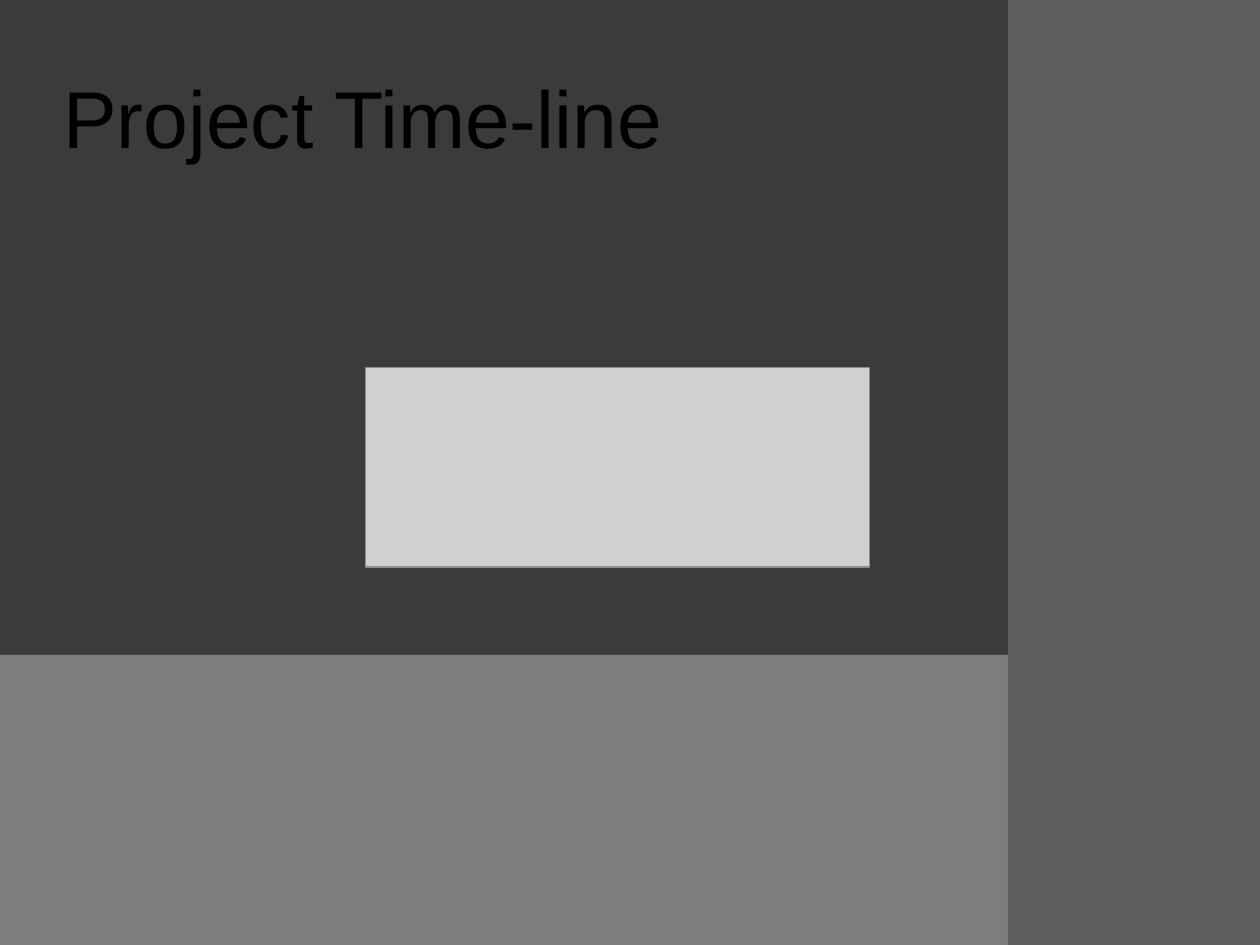
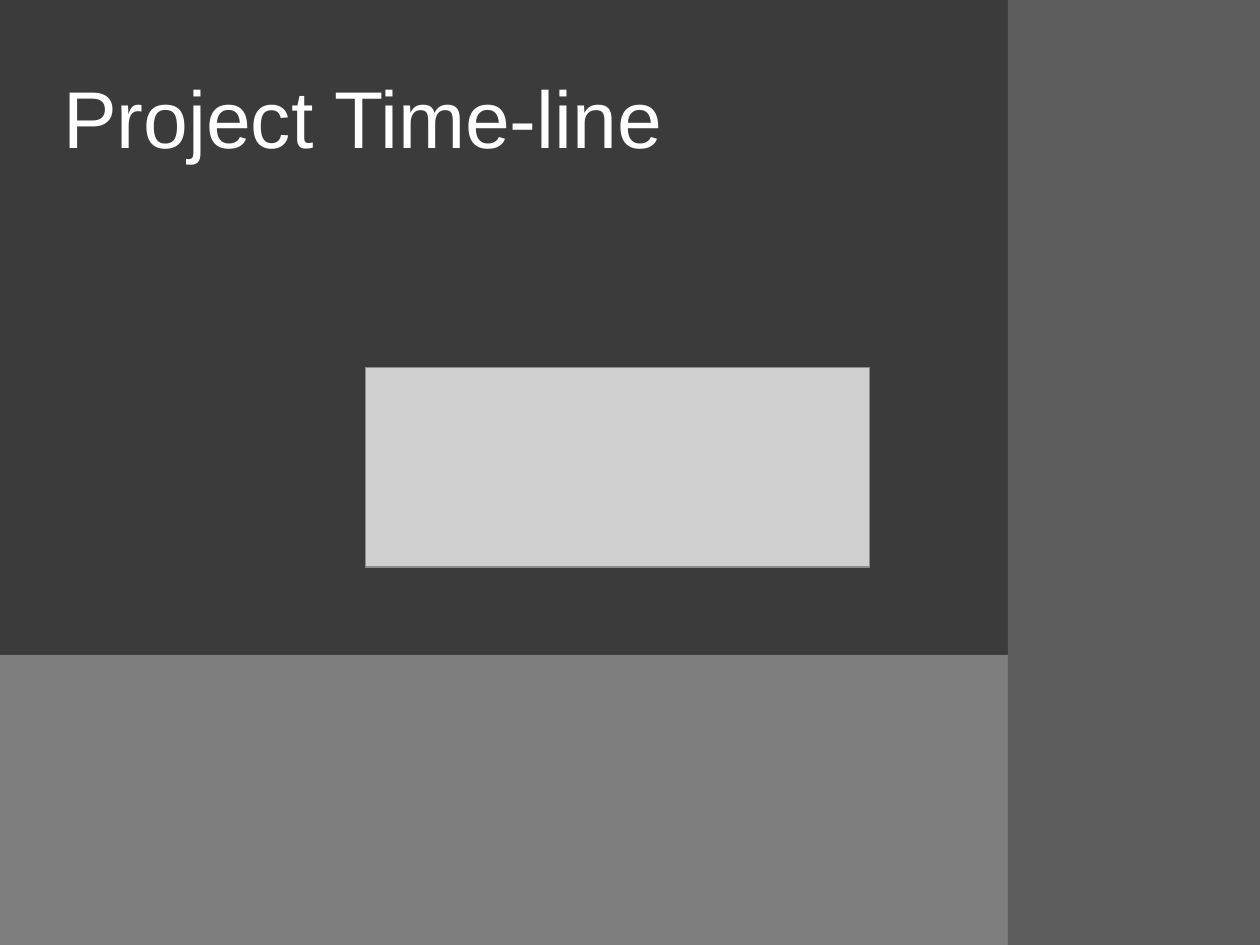
Before and after one commit to bkzshabbaz/EADAS, a slide deck: slide 7 of EADAS.pptx (slide 6 before the commit). Drawn at 1260x945 pixels with LibreOffice and Linux fonts; fonts in the diff are those of the drawing; grey boxes stand for pictures. Boxes give left, top, right and bottom in pixels: in the first picture for what was removed or moved away, otherwise in the second. Text is boxed around its words. In the diff, an @@ line names an element or a change of style, - is before the commit and + after.

```diff
--- a/EADAS.pptx
+++ b/EADAS.pptx
@@ text "Project Time-line" at <box>63,89,662,163</box>: text colour #000000 to #FFFFFF @@
```
Also in this commit, not shown: 9 other slides changed, 1 slide added, 2 other files.
